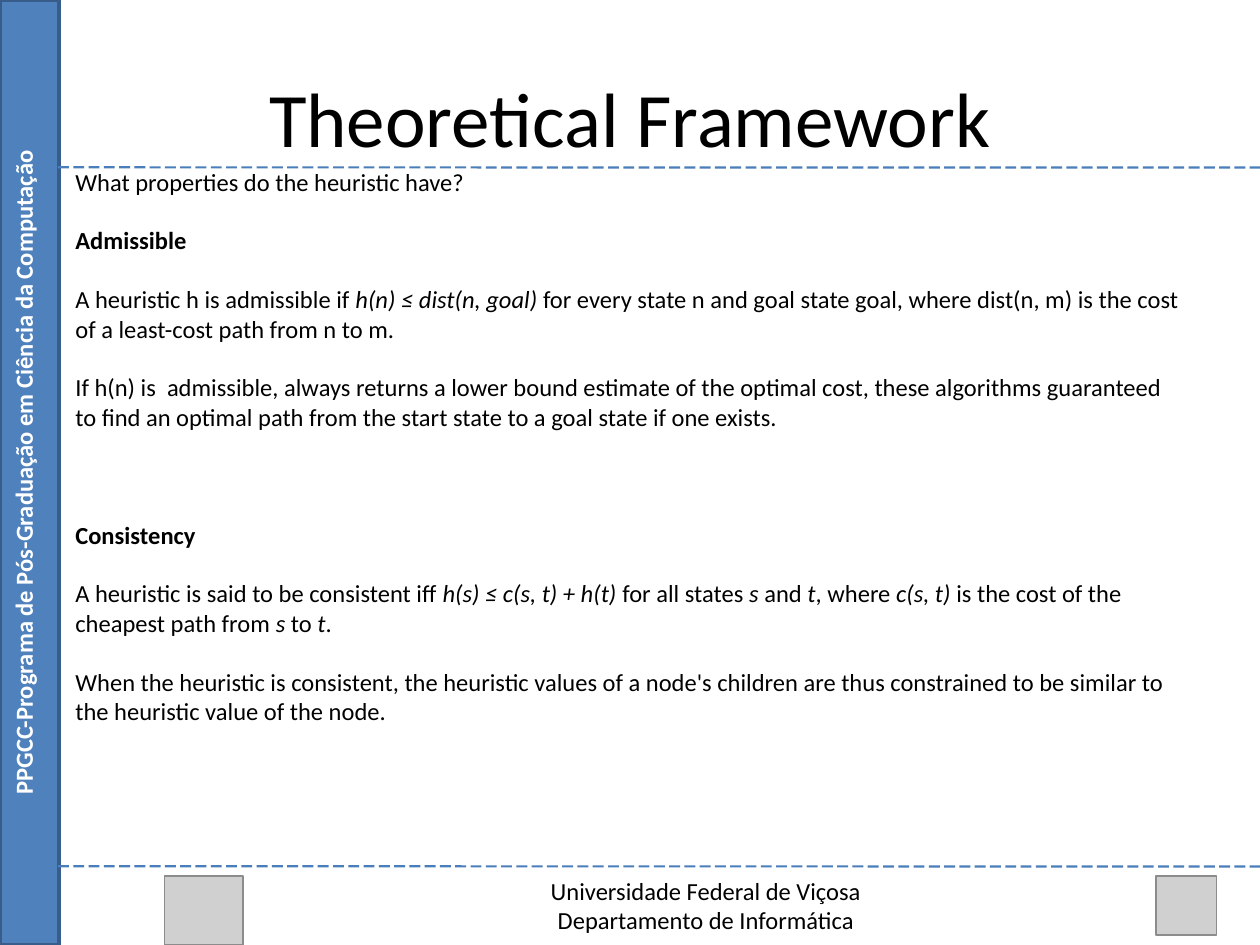
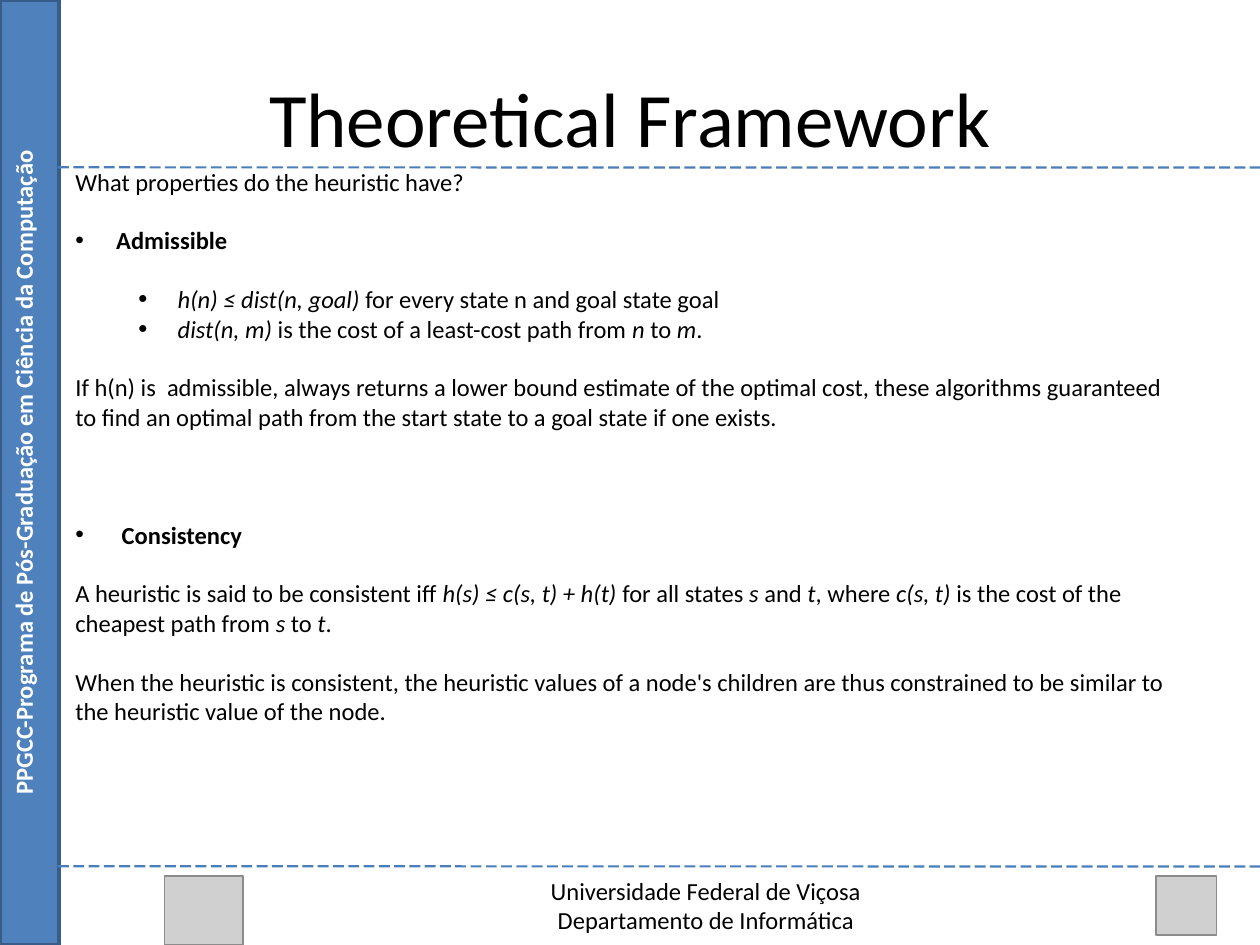
Before and after one commit to Marvinsky/research-marvin, a slide deck: slide 13 of latex/odp/selection heuristics.odp. Drawn at 1260x945 pixels with LibreOffice and Linux fonts; fonts in the diff are those of the drawing; grey boxes stand for pictures. Boxes give left, top, right and bottom in pixels: in the first picture for what was removed or moved away, otherwise in the second. Text is boxed around its words. In the diff, an @@ line names an element or a change of style, - is before the commit and + after.

```diff
--- a/latex/odp/selection heuristics.odp
+++ b/latex/odp/selection heuristics.odp
@@ text at [116,231,242,548]: bullet none to • @@
@@ text at [178,290,719,342]: text changed @@
-A heuristic h is admissible if h(n) ≤ dist(n, goal) for every state n and goal state goal, where dist(n, m) is the cost of a least-cost path from n to m.
+  • h(n) ≤ dist(n, goal) for every state n and goal state goal
+  • dist(n, m) is the cost of a least-cost path from n to m.
```
Also in this commit, not shown: 1 other slide changed, 1 other file.
